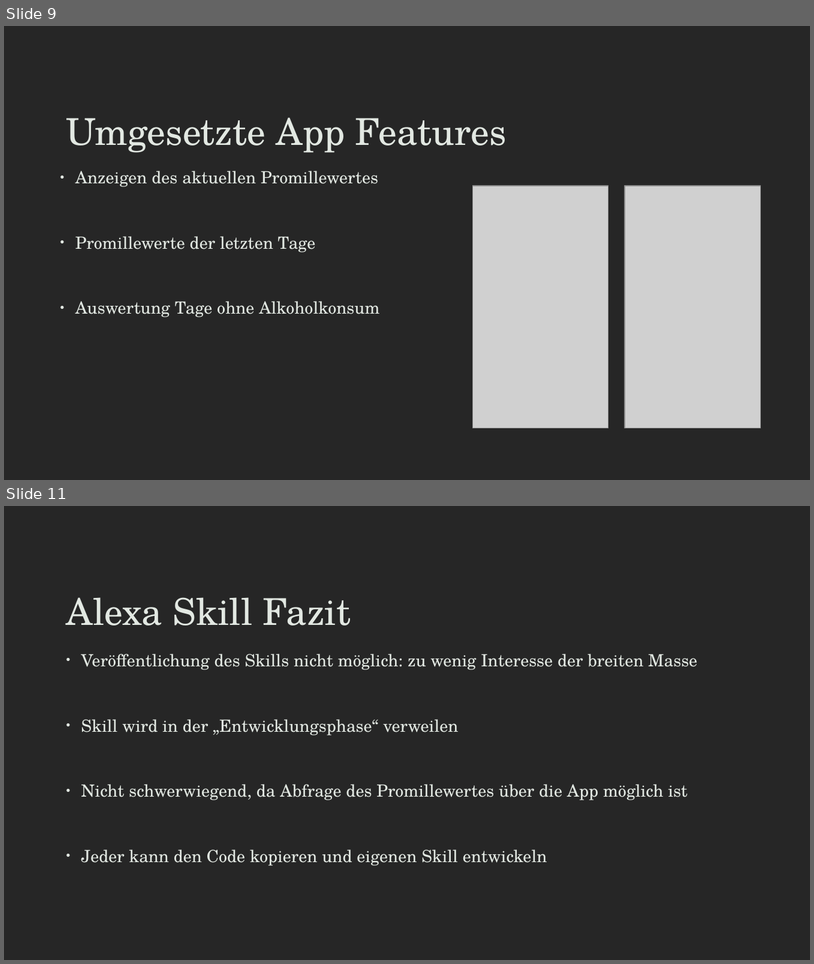
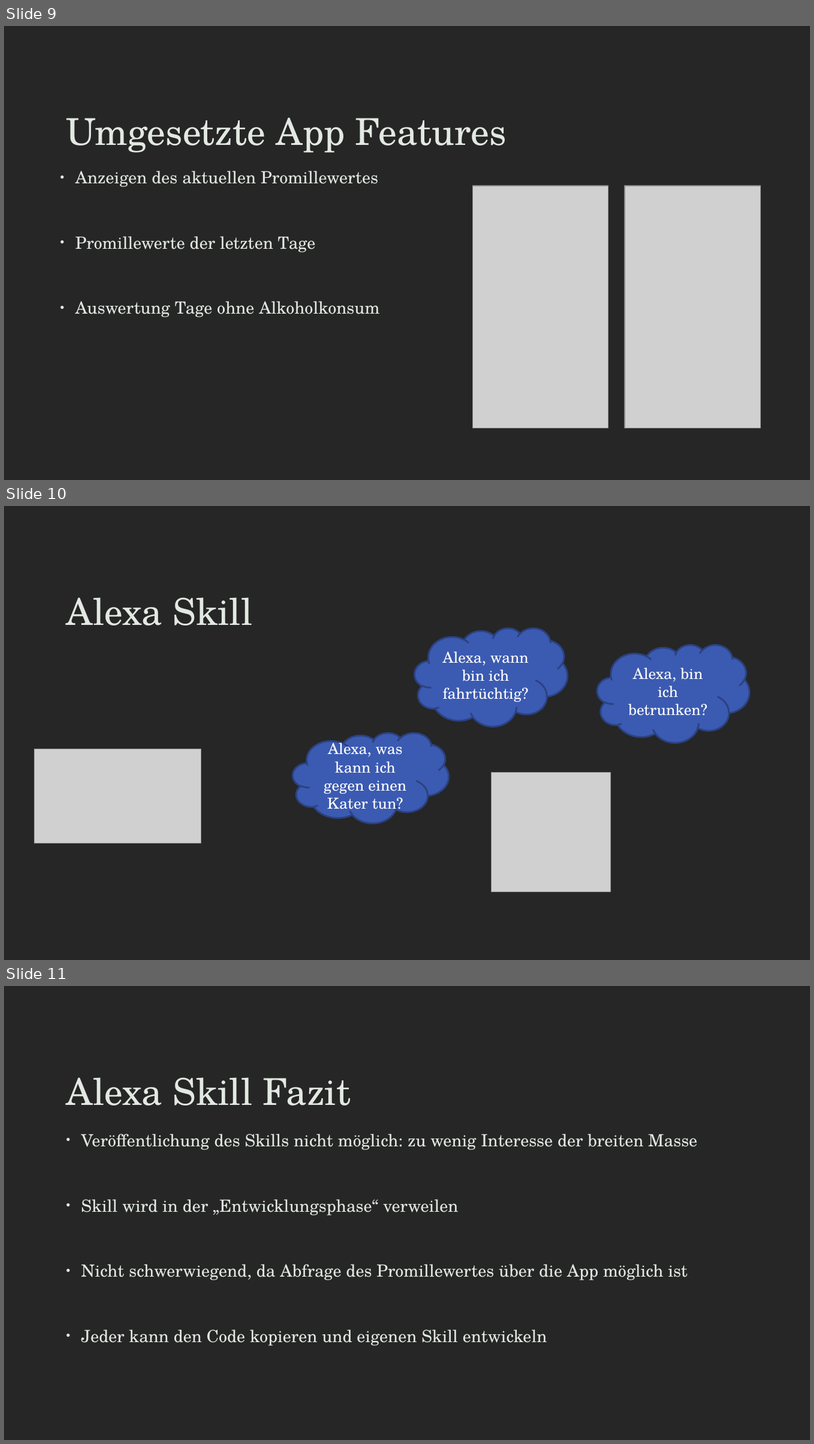
Before and after one commit to B4ldur-ts/smart-booze, a slide deck: Smartbooze_Pitch_Deck.pptx. Shown one above the other, each under a label of ours: slides 9 and 11 before the commit, slides 9, 10 and 11 after it; the slides between them are not shown. The pictures are 814x964 and 814x1444 pixels, drawn with LibreOffice and Linux fonts; fonts in the diff are those of the drawing; grey boxes stand for pictures. Boxes give left, top, right and bottom in pixels: in the first picture for what was removed or moved away, otherwise in the second. Text is boxed around its words. In the diff, an @@ line names an element or a change of style, - is before the commit and + after.

```diff
--- a/Smartbooze_Pitch_Deck.pptx
+++ b/Smartbooze_Pitch_Deck.pptx
@@ slide 10 added at bbox=[4, 506, 810, 960], background #262626 @@
@@ title added at bbox=[66, 597, 253, 625], 44 pt, text #E2E8E2 @@
+Alexa Skill
@@ group added at bbox=[35, 628, 750, 892]: 3 clouds, 2 pictures @@
+Alexa, wann bin ich fahrtüchtig?
+Alexa, was kann ich gegen einen Kater tun?
+Alexa, bin ich betrunken?
```
Also in this commit, not shown: 3 slides changed, 1 slide removed.
